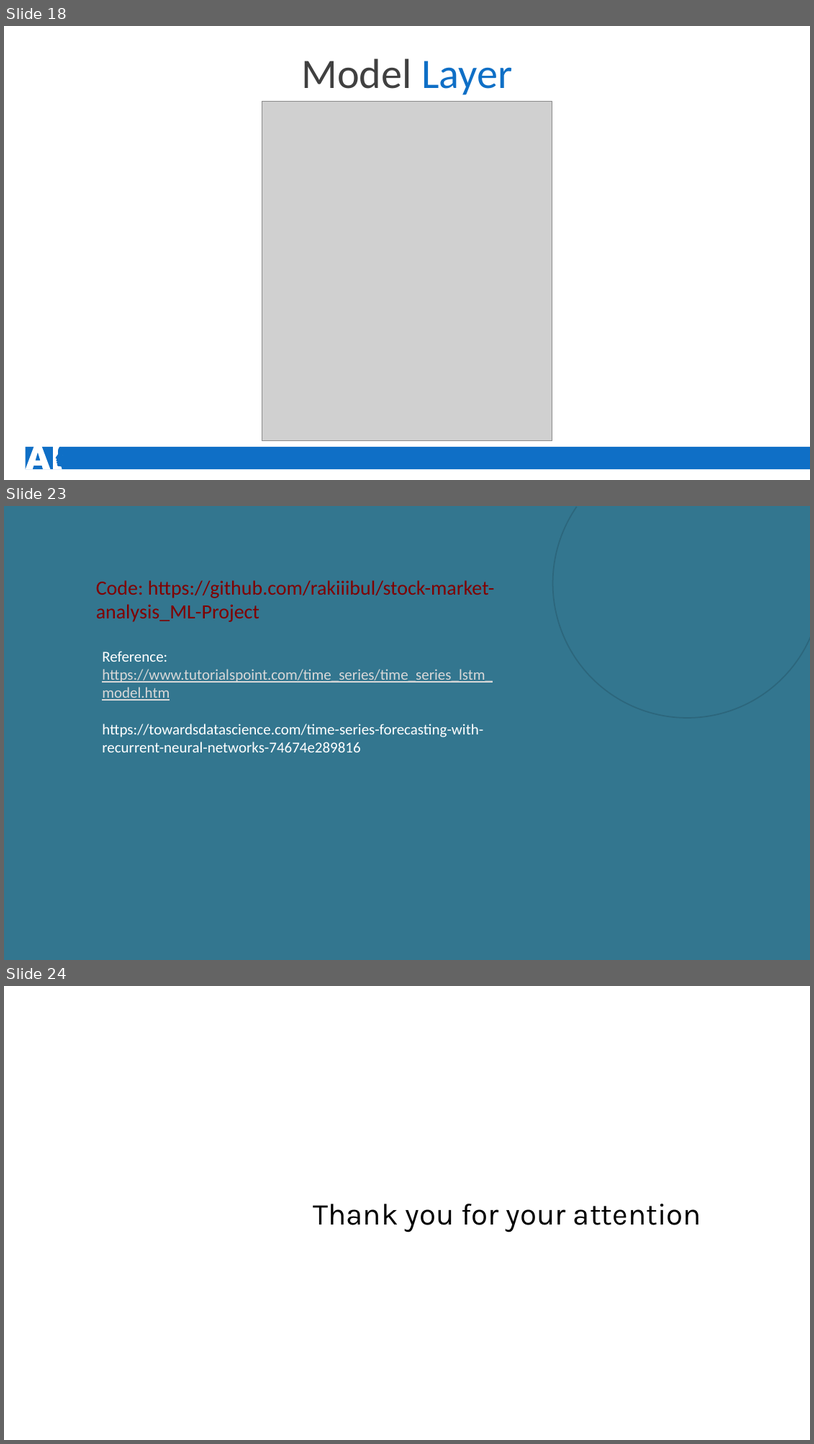
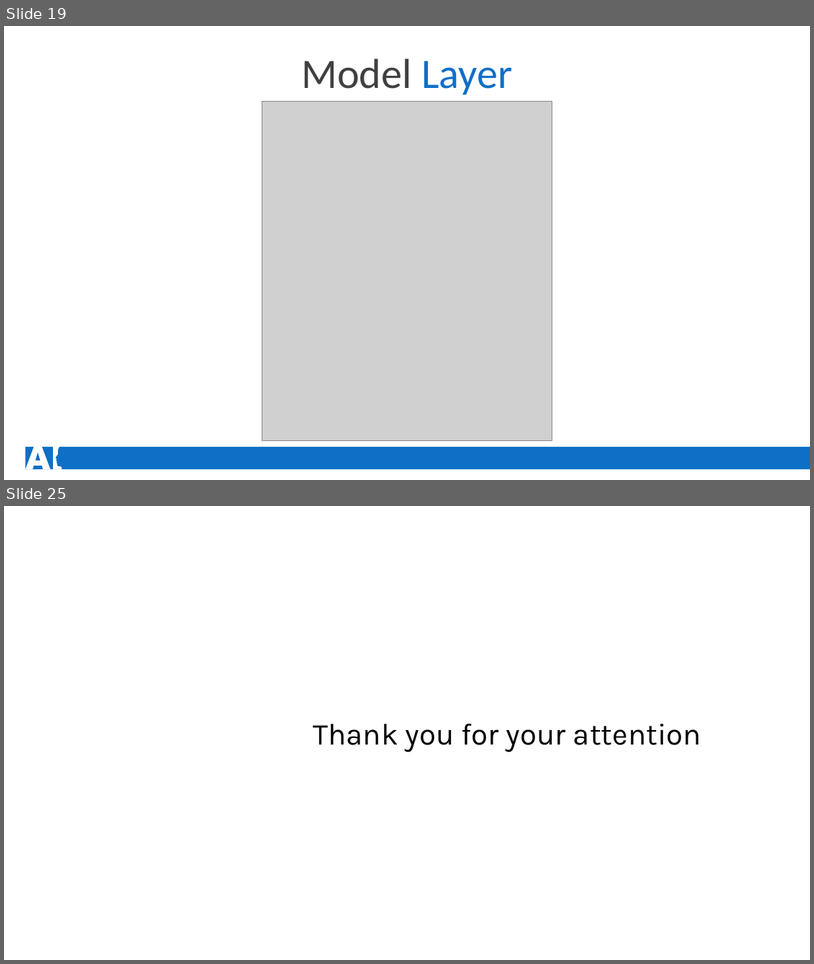
Before and after one commit to rakiiibul/House-hold-electrice-power-consumptiuon_LSTM, a slide deck: MachineLearing.pptx. Shown one above the other, each under a label of ours: slides 18, 23 and 24 before the commit, slides 19 and 25 after it; the slides between them are not shown. The pictures are 814x1444 and 814x964 pixels, drawn with LibreOffice and Linux fonts; fonts in the diff are those of the drawing; grey boxes stand for pictures; background and template pictures are left out. Boxes give left, top, right and bottom in pixels: in the first picture for what was removed or moved away, otherwise in the second. Text is boxed around its words. In the diff, an @@ line names an element or a change of style, - is before the commit and + after.

```diff
--- a/MachineLearing.pptx
+++ b/MachineLearing.pptx
@@ slide 23 removed at [4, 506, 810, 960], background picture (left out) @@
@@ rectangle removed at [4, 506, 810, 960] @@
@@ arc (boxed as its full ellipse) removed at [553, 506, 810, 718] @@
@@ text removed at [96, 580, 494, 622] @@
-Code: https://github.com/rakiiibul/stock-market-analysis_ML-Project
@@ text removed at [102, 651, 493, 752] @@
-Reference: https://www.tutorialspoint.com/time_series/time_series_lstm_model.htm
-https://towardsdatascience.com/time-series-forecasting-with-recurrent-neural-networks-74674e289816
@@ what was slide 18 is now slide 19 @@
@@ what was slide 24 is now slide 25 @@
```
Also in this commit, not shown: 8 slides changed, 7 slides added, 5 other slides removed.
